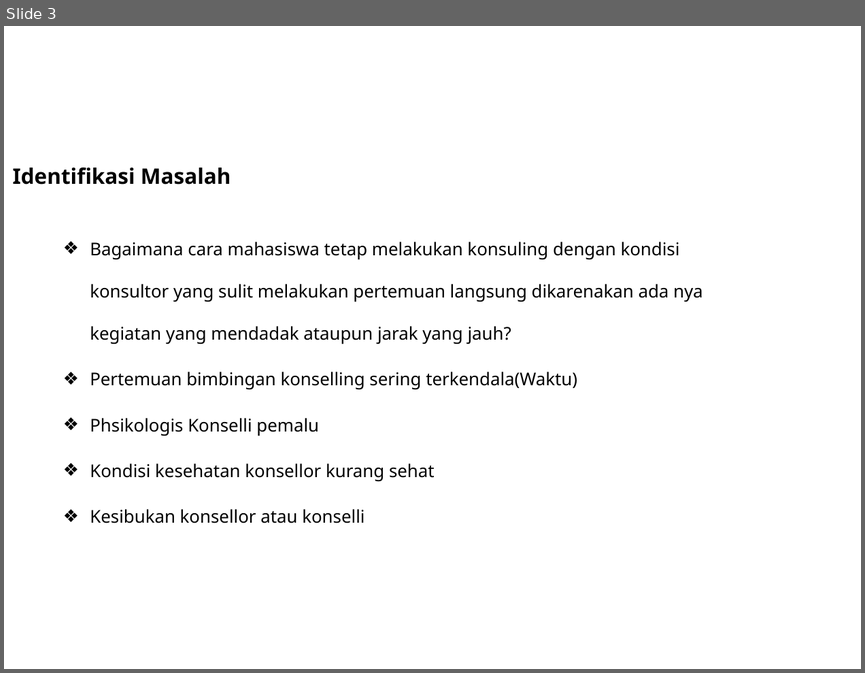
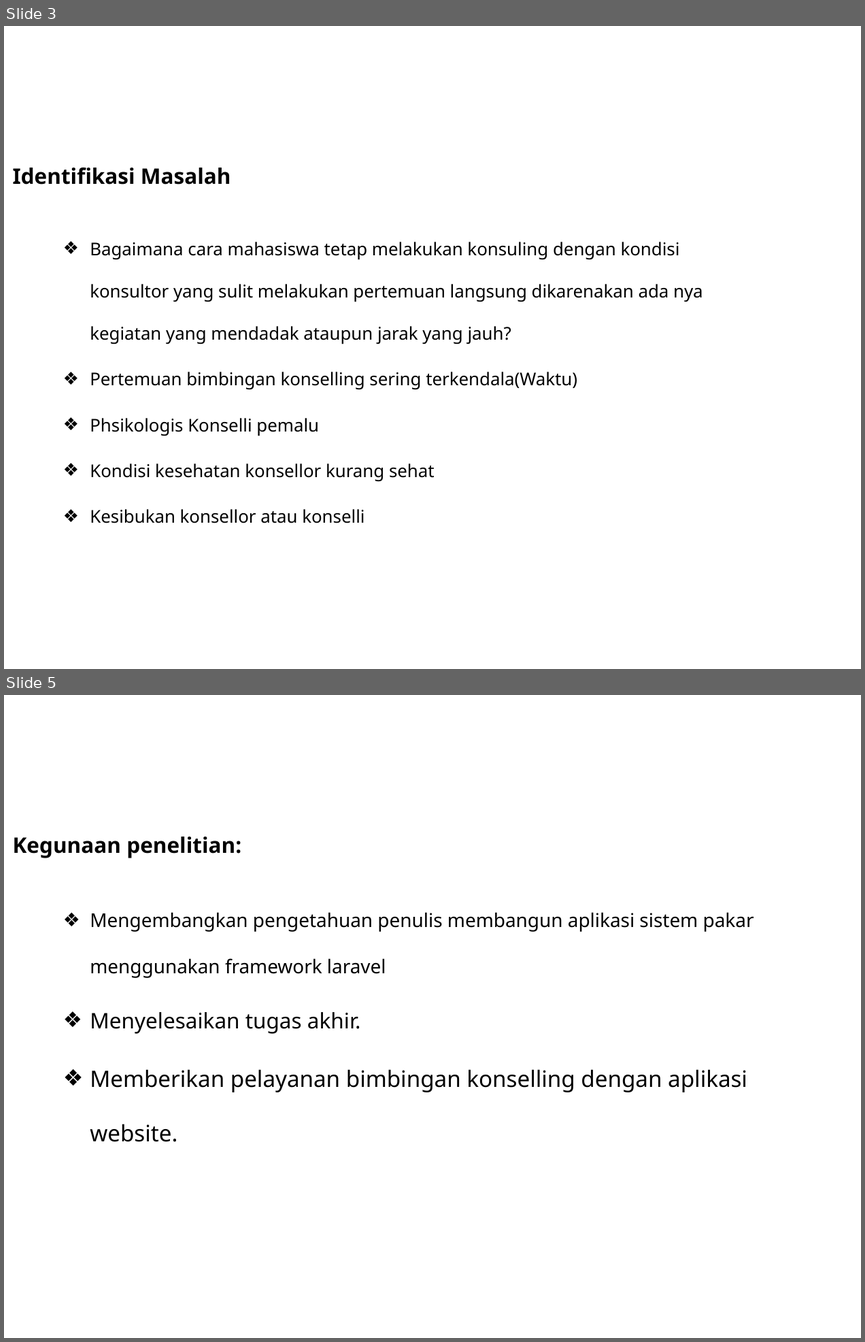
Before and after one commit to DoengJoeng/Skripsi, a slide deck: File Jurnal & point revisi/Persentasi Sistem Pakar.pptx. Shown one above the other, each under a label of ours: slide 3 before the commit, slides 3 and 5 after it; the slides between them are not shown. The pictures are 865x673 and 865x1342 pixels, drawn with LibreOffice and Linux fonts; fonts in the diff are those of the drawing; background and template pictures are left out. Boxes give left, top, right and bottom in pixels: in the first picture for what was removed or moved away, otherwise in the second. Text is boxed around its words. In the diff, an @@ line names an element or a change of style, - is before the commit and + after.

Commit message:
pembuatan persentasi Aplikasi sistem pakar

```diff
--- a/File Jurnal & point revisi/Persentasi Sistem Pakar.pptx
+++ b/File Jurnal & point revisi/Persentasi Sistem Pakar.pptx
@@ slide 5 added at (x1=4, y1=695, x2=861, y2=1338), background picture (left out) @@
@@ title added at (x1=13, y1=836, x2=241, y2=858), 18 pt, text #000000, bold @@
+Kegunaan penelitian:
@@ subtitle added at (x1=90, y1=912, x2=754, y2=1142), 16 pt, text #000000 @@
+❖ Mengembangkan pengetahuan penulis membangun aplikasi sistem pakar menggunakan framework laravel
+❖ Menyelesaikan tugas akhir.
+❖ Memberikan pelayanan bimbingan konselling dengan aplikasi website.
```
Also in this commit, not shown: 10 other slides added, 1 slide removed, 4 other files.
